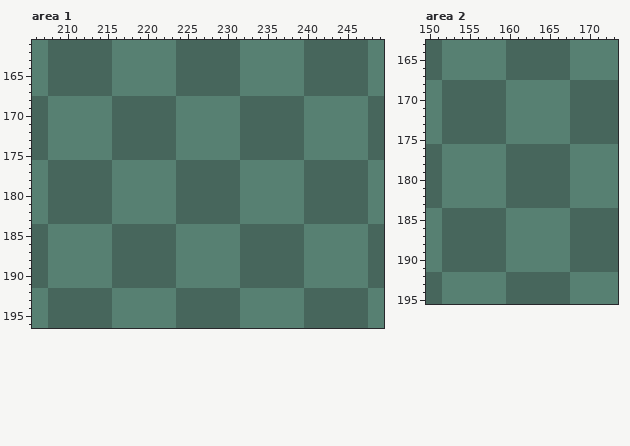
Two versions of one pixel-art file, assets/.Concept/Character/NPC.ase. That is the earlier state.
512x256 pixels, 1 frame. Colours within 5 levels of each other are drawn and written as one. Shown: area 1: x 206..249, y 161..196; area 2: x 150..173, y 163..195. The commit also changed other parts of the picture, which this record leaves out.
The same view after the edit:
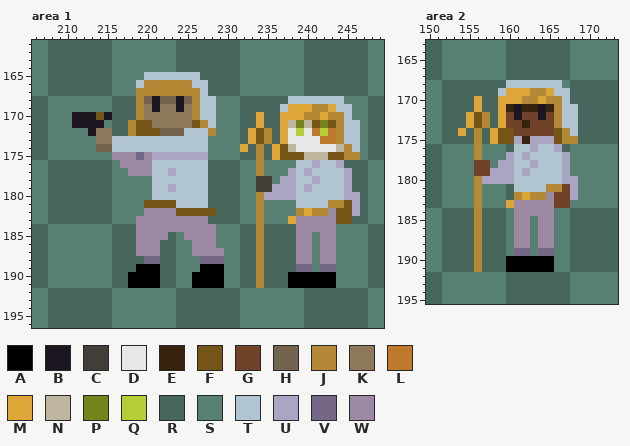
Palette (. is transparent): A #000001  B #1b1620  C #433d37  D #e7e7e7  E #37220d  F #745517  G #704329  H #74644e  J #b38936  K #8e795c  L #bf792d  M #dea639  N #bfb6a0  P #74841a  Q #b5ce37  R #47665c  S #578072  T #b0c4d2  U #a9a5c2  V #756786  W #9c8aa4
Difference:
--- area 1, layer "Layer 2"
@@ x 206..249 @@
 164 SSRRRRRRRRSSSSSSSSRRRRRRRRSSSSSSSSRRRRRRRRSS
-165 SSRRRRRRRRSSSSSSSSRRRRRRRRSSSSSSSSRRRRRRRRSS
-166 SSRRRRRRRRSSSSSSSSRRRRRRRRSSSSSSSSRRRRRRRRSS
-167 SSRRRRRRRRSSSSSSSSRRRRRRRRSSSSSSSSRRRRRRRRSS
-168 RRSSSSSSSSRRRRRRRRSSSSSSSSRRRRRRRRSSSSSSSSRR
-169 RRSSSSSSSSRRRRRRRRSSSSSSSSRRRRRRRRSSSSSSSSRR
-170 RRSSSSSSSSRRRRRRRRSSSSSSSSRRRRRRRRSSSSSSSSRR
-171 RRSSSSSSSSRRRRRRRRSSSSSSSSRRRRRRRRSSSSSSSSRR
-172 RRSSSSSSSSRRRRRRRRSSSSSSSSRRRRRRRRSSSSSSSSRR
-173 RRSSSSSSSSRRRRRRRRSSSSSSSSRRRRRRRRSSSSSSSSRR
-174 RRSSSSSSSSRRRRRRRRSSSSSSSSRRRRRRRRSSSSSSSSRR
-175 RRSSSSSSSSRRRRRRRRSSSSSSSSRRRRRRRRSSSSSSSSRR
-176 SSRRRRRRRRSSSSSSSSRRRRRRRRSSSSSSSSRRRRRRRRSS
-177 SSRRRRRRRRSSSSSSSSRRRRRRRRSSSSSSSSRRRRRRRRSS
-178 SSRRRRRRRRSSSSSSSSRRRRRRRRSSSSSSSSRRRRRRRRSS
-179 SSRRRRRRRRSSSSSSSSRRRRRRRRSSSSSSSSRRRRRRRRSS
-180 SSRRRRRRRRSSSSSSSSRRRRRRRRSSSSSSSSRRRRRRRRSS
-181 SSRRRRRRRRSSSSSSSSRRRRRRRRSSSSSSSSRRRRRRRRSS
-182 SSRRRRRRRRSSSSSSSSRRRRRRRRSSSSSSSSRRRRRRRRSS
-183 SSRRRRRRRRSSSSSSSSRRRRRRRRSSSSSSSSRRRRRRRRSS
-184 RRSSSSSSSSRRRRRRRRSSSSSSSSRRRRRRRRSSSSSSSSRR
-185 RRSSSSSSSSRRRRRRRRSSSSSSSSRRRRRRRRSSSSSSSSRR
-186 RRSSSSSSSSRRRRRRRRSSSSSSSSRRRRRRRRSSSSSSSSRR
-187 RRSSSSSSSSRRRRRRRRSSSSSSSSRRRRRRRRSSSSSSSSRR
-188 RRSSSSSSSSRRRRRRRRSSSSSSSSRRRRRRRRSSSSSSSSRR
-189 RRSSSSSSSSRRRRRRRRSSSSSSSSRRRRRRRRSSSSSSSSRR
-190 RRSSSSSSSSRRRRRRRRSSSSSSSSRRRRRRRRSSSSSSSSRR
-191 RRSSSSSSSSRRRRRRRRSSSSSSSSRRRRRRRRSSSSSSSSRR
+165 SSRRRRRRRRSSSSTTTTTTTRRRRRSSSSSSSSRRRRRRRRSS
+166 SSRRRRRRRRSSSTJJJJJJTTRRRRSSSSSSSSRRRRRRRRSS
+167 SSRRRRRRRRSSSJJJJJJJJTRRRRSSSSSSSSRRRRRRRRSS
+168 RRSSSSSSSSRRRJHBHHBHJTTSSSRRRRRRTTTTTTTSSSRR
+169 RRSSSSSSSSRRRJKBKKBKJTTSSSRRRRRTMMMJJMTTSSRR
+170 RRSSSBBBFBRRRJKKKKKKJTTSSSRRMRRMMMJJMJJTSSRR
+171 RRSSSBBBBSRRJFFKKKKKFJTSSSRRMRRMNPNFPFJTTSRR
+172 RRSSSSSBKKRRJFFFHHHTTTJSSSRMFJRMDQDLQLJTTSRR
+173 RRSSSSSSKKTTTTTTTTTTTTSSSSRMFJRMDDDDLLJTTSRR
+174 RRSSSSSSHHTTTTTTTTTTTTSSSSMRJRMFNDDDDDNJTSRR
+175 RRSSSSSSSSWWWVWUUUUUUUSSSSRRJRMFFFNNNFFJJSRR
+176 SSRRRRRRRRSWWWWTTTTTTTRRRRSSJSSSSTTUTTURRRSS
+177 SSRRRRRRRRSSWWWTTUTTTTRRRRSSJSSSUTUTTTTURRSS
+178 SSRRRRRRRRSSSSSTTTTTTTRRRRSSCCSUUTTUTTTURRSS
+179 SSRRRRRRRRSSSSSTTUTTTTRRRRSSCCUUUTUTTTTURRSS
+180 SSRRRRRRRRSSSSSTTTTTTTRRRRSSJUUUUTTTTTTUURSS
+181 SSRRRRRRRRSSSSFFFFTTTTRRRRSSJSSSSTTTTJJFURSS
+182 SSRRRRRRRRSSSSWWWWFFFFFRRRSSJSSSSJMJJWFFURSS
+183 SSRRRRRRRRSSSWWWWWWWWWRRRRSSJSSSMWWWWWFFRRSS
+184 RRSSSSSSSSRRRWWWWWWWWWWSSSRRJRRRRWWWWWSSSSRR
+185 RRSSSSSSSSRRRWWWWRSWWWWSSSRRJRRRRWWSWWSSSSRR
+186 RRSSSSSSSSRRRWWWRRSSWWWSSSRRJRRRRWWSWWSSSSRR
+187 RRSSSSSSSSRRRWWWRRSSWWWWSSRRJRRRRWWSWWSSSSRR
+188 RRSSSSSSSSRRRRVVRRSSSVVVSSRRJRRRRWWSWWSSSSRR
+189 RRSSSSSSSSRRRAAARRSSSAAASSRRJRRRRVVSVVSSSSRR
+190 RRSSSSSSSSRRAAAARRSSAAAASSRRJRRRAAAAAASSSSRR
+191 RRSSSSSSSSRRAAAARRSSAAAASSRRJRRRAAAAAASSSSRR
 192 SSRRRRRRRRSSSSSSSSRRRRRRRRSSSSSSSSRRRRRRRRSS
--- area 2, layer "Layer 2"
@@ x 150..173 @@
 167 RRSSSSSSSSRRRRRRRRSSSSSS
-168 SSRRRRRRRRSSSSSSSSRRRRRR
-169 SSRRRRRRRRSSSSSSSSRRRRRR
-170 SSRRRRRRRRSSSSSSSSRRRRRR
-171 SSRRRRRRRRSSSSSSSSRRRRRR
-172 SSRRRRRRRRSSSSSSSSRRRRRR
-173 SSRRRRRRRRSSSSSSSSRRRRRR
-174 SSRRRRRRRRSSSSSSSSRRRRRR
-175 SSRRRRRRRRSSSSSSSSRRRRRR
-176 RRSSSSSSSSRRRRRRRRSSSSSS
-177 RRSSSSSSSSRRRRRRRRSSSSSS
-178 RRSSSSSSSSRRRRRRRRSSSSSS
-179 RRSSSSSSSSRRRRRRRRSSSSSS
-180 RRSSSSSSSSRRRRRRRRSSSSSS
-181 RRSSSSSSSSRRRRRRRRSSSSSS
-182 RRSSSSSSSSRRRRRRRRSSSSSS
-183 RRSSSSSSSSRRRRRRRRSSSSSS
-184 SSRRRRRRRRSSSSSSSSRRRRRR
-185 SSRRRRRRRRSSSSSSSSRRRRRR
-186 SSRRRRRRRRSSSSSSSSRRRRRR
-187 SSRRRRRRRRSSSSSSSSRRRRRR
-188 SSRRRRRRRRSSSSSSSSRRRRRR
-189 SSRRRRRRRRSSSSSSSSRRRRRR
-190 SSRRRRRRRRSSSSSSSSRRRRRR
-191 SSRRRRRRRRSSSSSSSSRRRRRR
+168 SSRRRRRRRRTTTTTTTSRRRRRR
+169 SSRRRRRRRTMMMJJMTTRRRRRR
+170 SSRRRRMRRMMMJJMJJTRRRRRR
+171 SSRRRRMRRMEBEEBEJTTRRRRR
+172 SSRRRMFJRMGBGGBGJTTRRRRR
+173 SSRRRMFJRMGGEGGGJTTRRRRR
+174 SSRRMRJRMFFGGGGGFJTRRRRR
+175 SSRRRRJRMFFUEUUUFJJRRRRR
+176 RRSSSSJSSSRTTUTTURSSSSSS
+177 RRSSSSJSSSUTUTTTTUSSSSSS
+178 RRSSSSGGSUUTTUTTTUSSSSSS
+179 RRSSSSGGUUUTUTTTTUSSSSSS
+180 RRSSSSJUUUUTTTTTTUUSSSSS
+181 RRSSSSJSSSRTTTTJJGUSSSSS
+182 RRSSSSJSSSRJMJJWGGUSSSSS
+183 RRSSSSJSSSMWWWWWGGSSSSSS
+184 SSRRRRJRRRSWWWWWSSRRRRRR
+185 SSRRRRJRRRSWWSWWSSRRRRRR
+186 SSRRRRJRRRSWWSWWSSRRRRRR
+187 SSRRRRJRRRSWWSWWSSRRRRRR
+188 SSRRRRJRRRSWWSWWSSRRRRRR
+189 SSRRRRJRRRSVVSVVSSRRRRRR
+190 SSRRRRJRRRAAAAAASSRRRRRR
+191 SSRRRRJRRRAAAAAASSRRRRRR
 192 RRSSSSSSSSRRRRRRRRSSSSSS
Changed places in both pictures, as pixel boxes (x1, y1, x2, y2):
changed: (72, 72, 360, 288)
changed: (458, 80, 578, 272)
